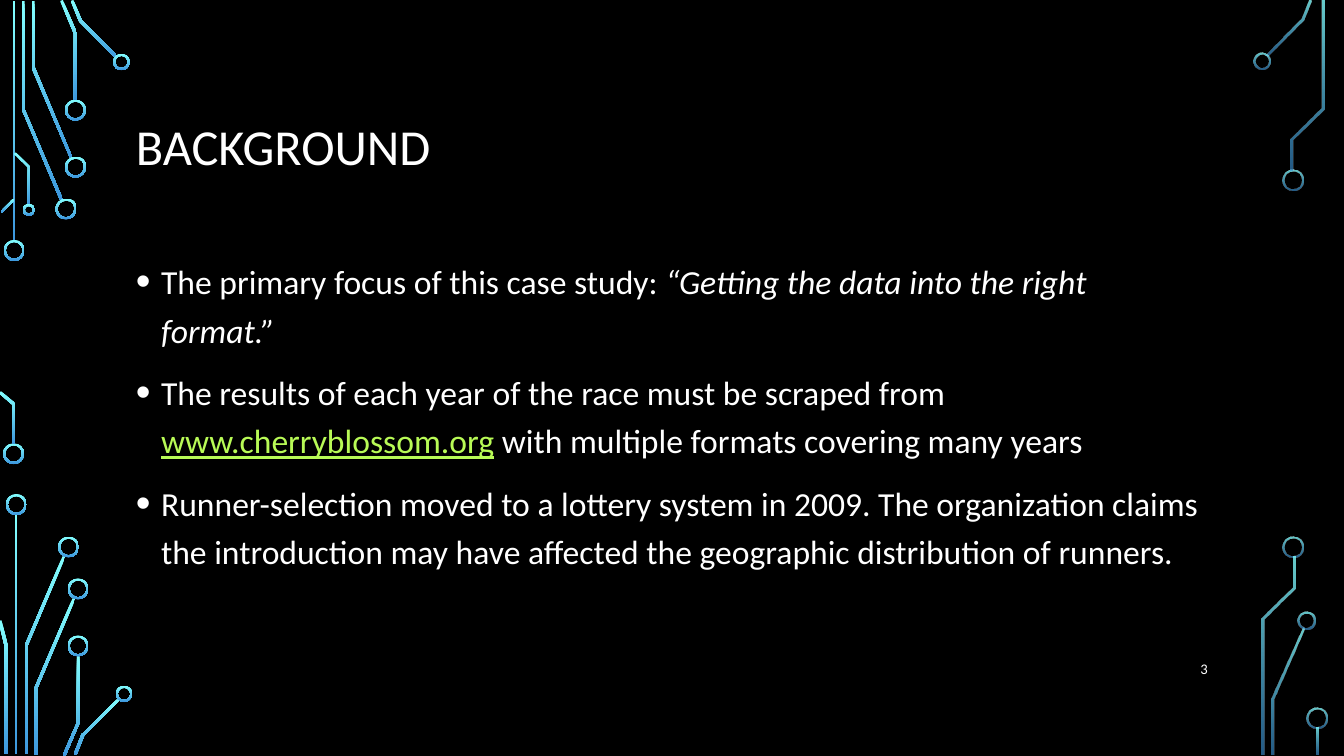
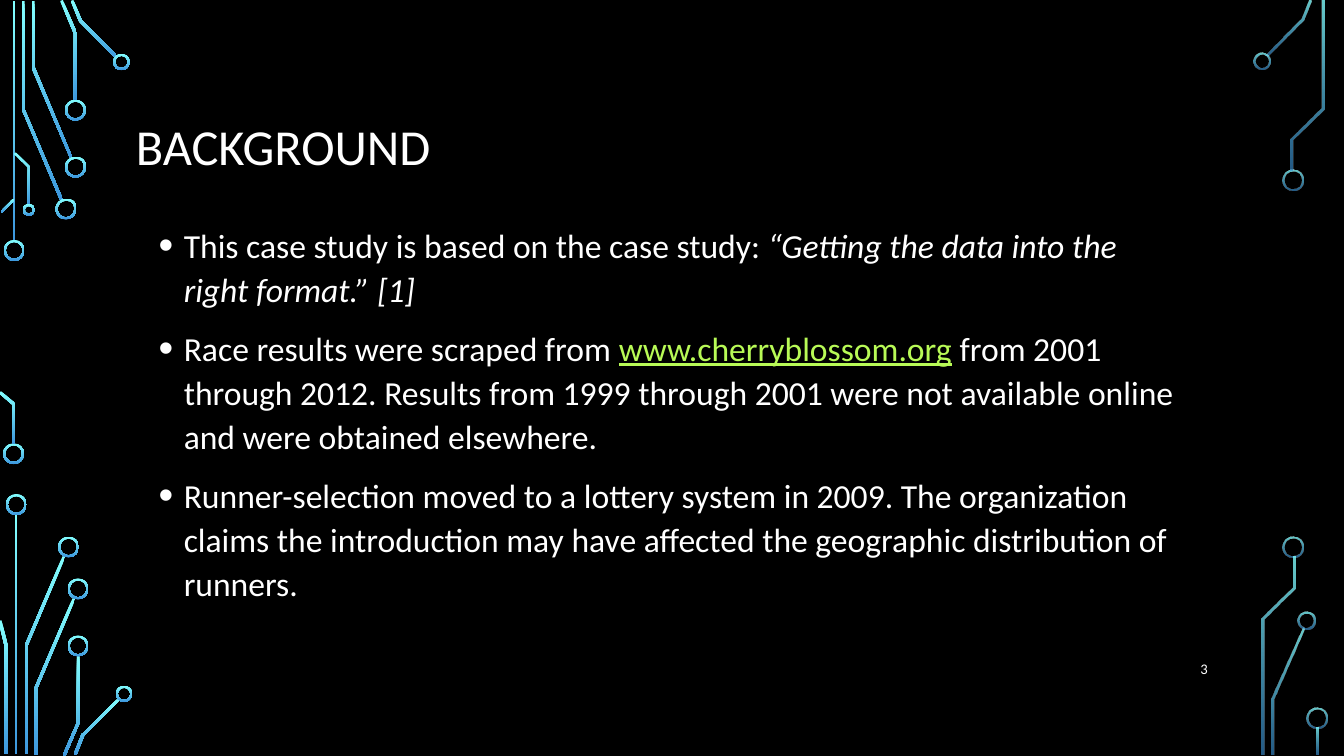
Before and after one commit to elkinst65/QTW_08, a slide deck: slide 3 of infographic.pptx. Drawn at 1344x756 pixels with LibreOffice and Linux fonts; fonts in the diff are those of the drawing; background and template pictures are left out. Boxes give left, top, right and bottom in pixels: in the first picture for what was removed or moved away, otherwise in the second. Text is boxed around its words. In the diff, an @@ line names an element or a change of style, - is before the commit and + after.

```diff
--- a/infographic.pptx
+++ b/infographic.pptx
@@ text "This case study is based ..." moved from (x1=161, y1=270, x2=1198, y2=570) to (x1=184, y1=234, x2=1173, y2=597) @@
@@ text at (x1=184, y1=234, x2=1173, y2=450): text changed @@
-• The primary focus of this case study: “Getting the data into the right format.”
-• The results of each year of the race must be scraped from www.cherryblossom.org with multiple formats covering many years
+• This case study is based on the case study: “Getting the data into the right format.” [1]
+• Race results were scraped from www.cherryblossom.org from 2001 through 2012. Results from 1999 through 2001 were not available online and were obtained elsewhere.
@@ text at (x1=184, y1=484, x2=1167, y2=597): line spacing 1.2 to 1.1 @@
```
Also in this commit, not shown: 17 other slides changed, 1 slide added, 1 other file.
